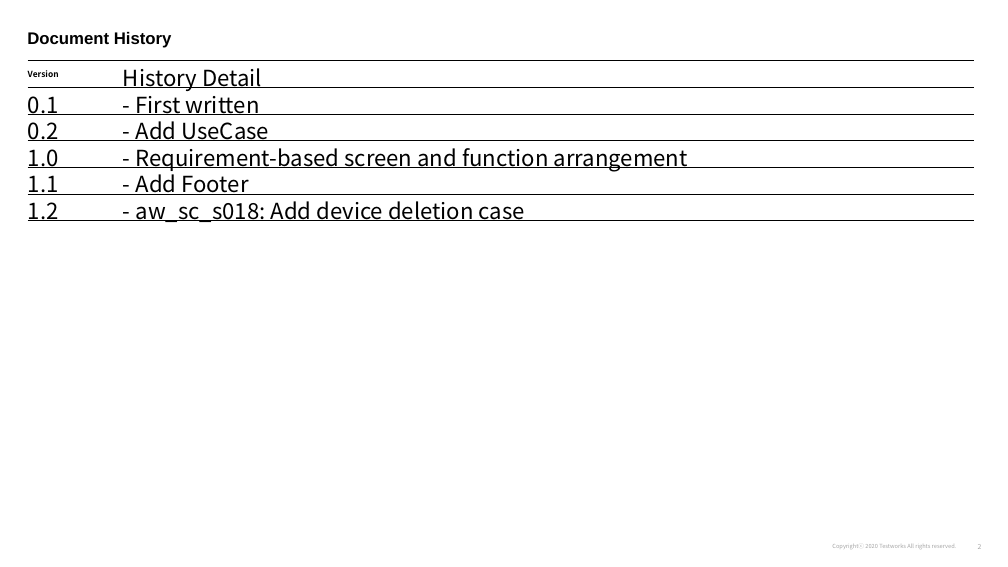
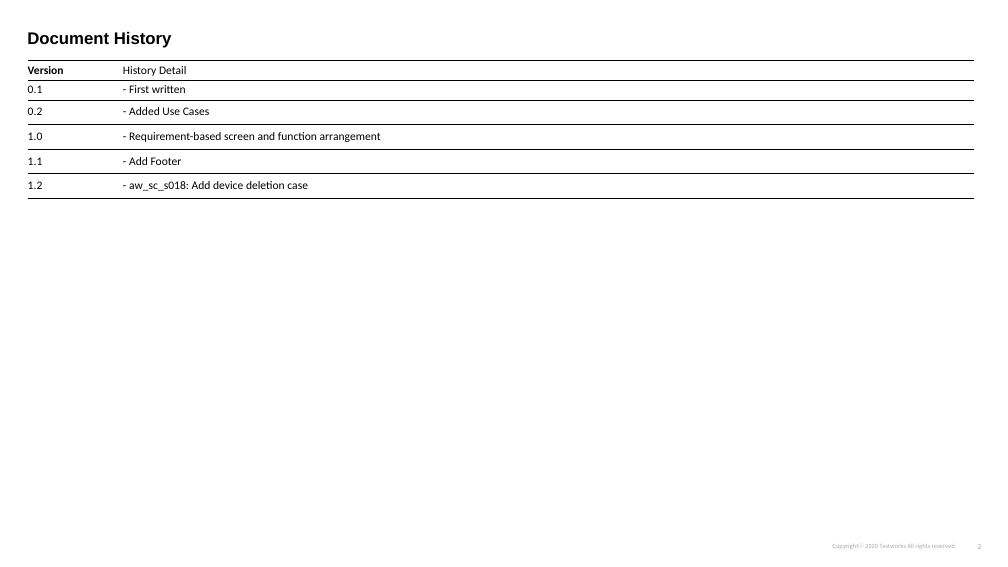
Before and after one commit to changsin/pytranslator, a slide deck: slide 2 of data/aiworks_wireframe_EdgeAI_v1.2-en.pptx. Drawn at 1008x567 pixels with LibreOffice and Linux fonts; fonts in the diff are those of the drawing. Boxes give left, top, right and bottom in pixels: in the first picture for what was removed or moved away, otherwise in the second. Text is boxed around its words. In the diff, an @@ line names an element or a change of style, - is before the commit and + after.

```diff
--- a/data/aiworks_wireframe_EdgeAI_v1.2-en.pptx
+++ b/data/aiworks_wireframe_EdgeAI_v1.2-en.pptx
@@ table at (28,60,975,198) @@
-row 3, column 2: - Add UseCase
+row 3, column 2: - Added Use Cases
@@ size 8 to 11 pt in "Version" @@
@@ font Noto Sans CJK KR to Calibri @@
@@ size 21.1 to 11 pt in "History Detail", "0.1", "- First written", "0.2" and 6 more places @@
```
Also in this commit, not shown: 25 other slides changed.
